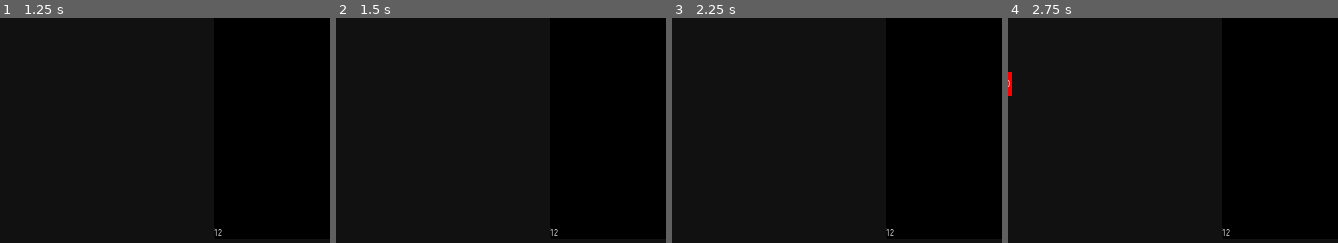
Above: before the commit, frames 1-4 (left to right).
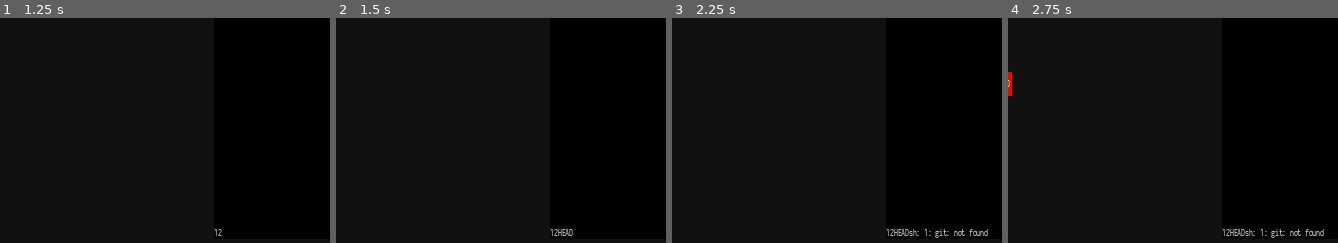
Above: after the commit, the same moments.

Repository: git-learning-game/oh-my-git
Game: Godot game, scene res://main.tscn
Same seed, same stepped clock (60 frames per second), same inputs: the game is played once before the commit and once after it.
Inputs (mouse positions are % of the whole screen's width and height, from its top left):
- Up to frame 1 (1.25 s): click (77, 98) at 0.52 s; type "12" at 0.6 s
- Up to frame 2 (1.5 s): drag from (19, 73) to (11, 36) at 1.27 s
- Up to frame 3 (2.25 s): drag from (9, 66) to (13, 35) at 2.02 s
- Up to frame 4 (2.75 s): no input
The pictures show only the part of the screen within x 23-73%, y 50-100%; the shares and areas given below are measured in that part.

Frame 1 is identical in both runs. In frame 2, 0.1% of the frame differs, in the area x 67-72%, y 93-97%; in frame 3, 0.5%, in the area x 67-96%, y 93-98%; in frame 4, 0.5%.

Commit message:
Insert a node's ID on click

Diff:
--- a/node.gd
+++ b/node.gd
@@ -35,6 +35,9 @@
 	type = new_type
 	if type != "ref":
 		$ID.text = $ID.text.substr(0,8)
+	elif type == "ref":
+		var parts = $ID.text.split("/")
+		$ID.text = parts[parts.size()-1]
 	match new_type:
 		"blob":
 			$Rect.color = Color("#333333")
@@ -75,3 +78,9 @@
 	if not id_always_visible:
 		$Content.visible = false
 		$ID.visible = false
+
+func _input_event(viewport, event, shape_idx):
+	if event is InputEventMouseButton and event.pressed:
+		var input = get_tree().get_current_scene().find_node("Terminal").find_node("Control").find_node("Input")
+		input.text += $ID.text
+		input.caret_position = input.text.length()
--- a/node.tscn
+++ b/node.tscn
@@ -53,5 +53,6 @@
 shape = SubResource( 1 )
 
 [node name="Arrows" type="Node2D" parent="."]
+[connection signal="input_event" from="Area" to="." method="_input_event"]
 [connection signal="mouse_entered" from="Area" to="." method="_on_hover"]
 [connection signal="mouse_exited" from="Area" to="." method="_on_unhover"]
